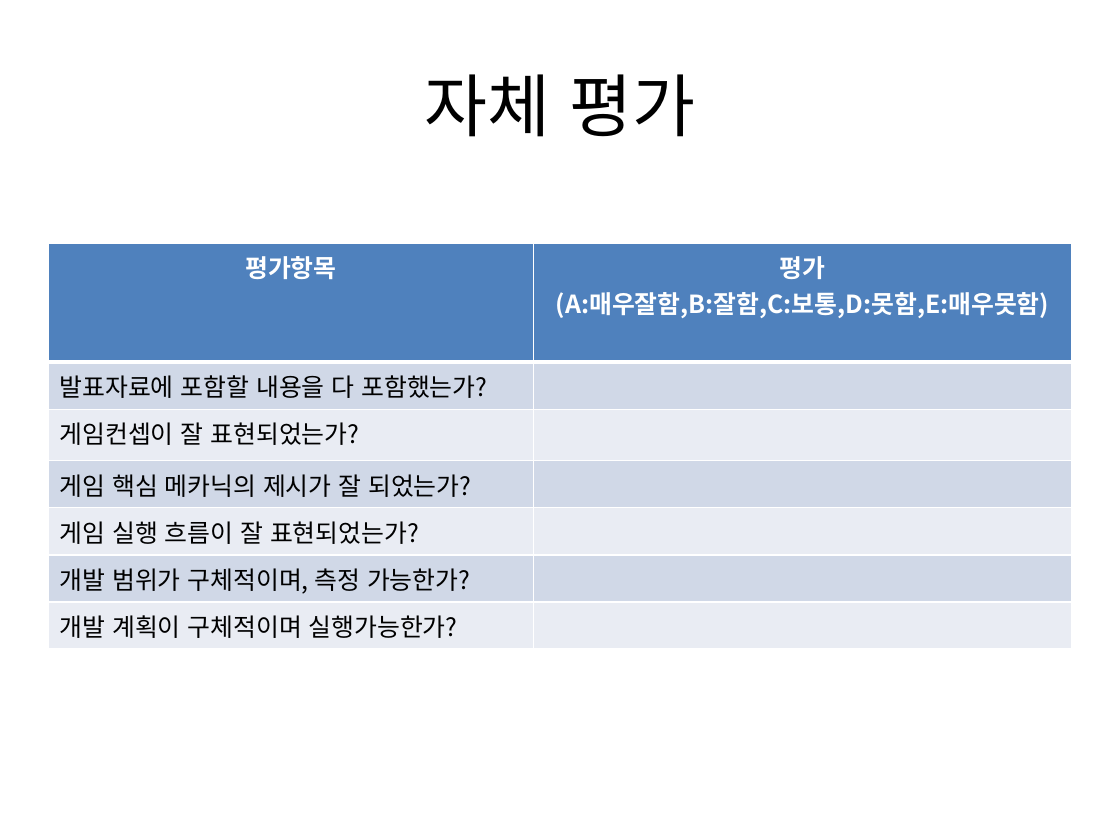
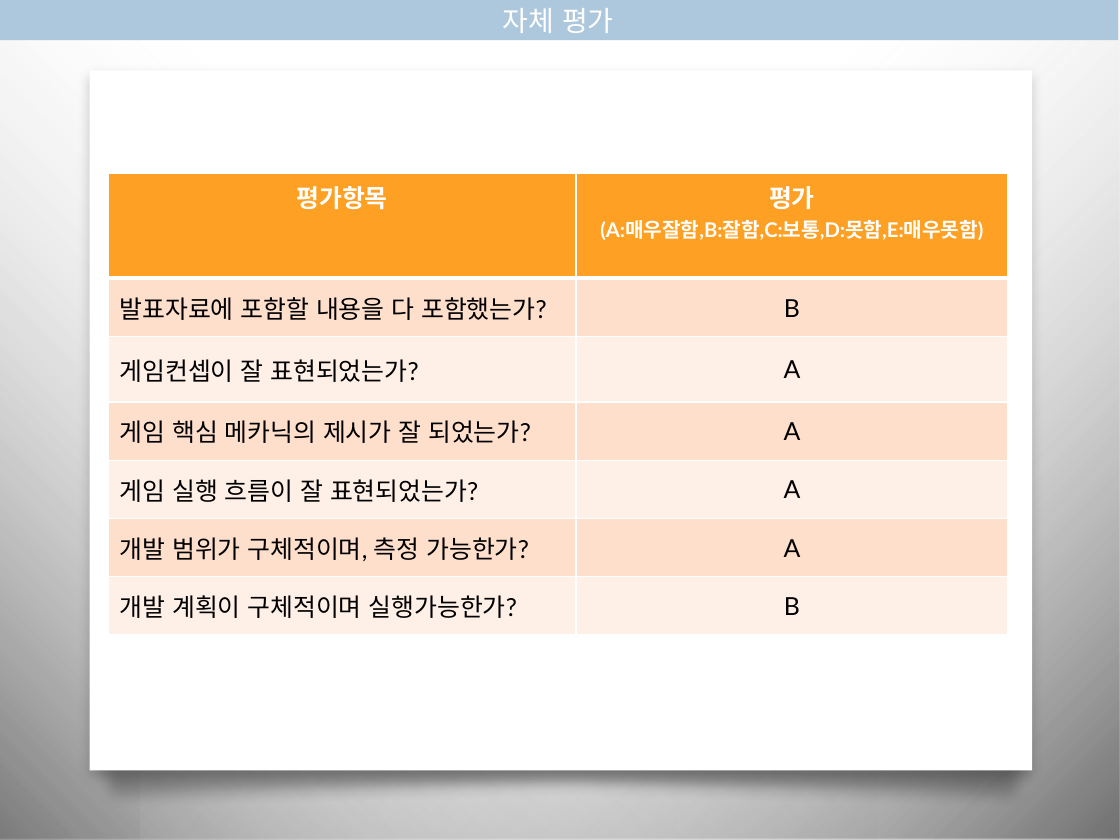
Before and after one commit to BigDataIsVeryImportantInAI/MyRoom, a slide deck: slide 9 of 1차 발표.pptx (slide 6 before the commit). Drawn at 1120x840 pixels with LibreOffice and Linux fonts; fonts in the diff are those of the drawing; background and template pictures are left out. Boxes give left, top, right and bottom in pixels: in the first picture for what was removed or moved away, otherwise in the second. Text is boxed around its words. In the diff, an @@ line names an element or a change of style, - is before the commit and + after.

```diff
--- a/1차 발표.pptx
+++ b/1차 발표.pptx
@@ rectangle "자체 평가" resized from (x1=424, y1=74, x2=695, y2=137) to (x1=0, y1=0, x2=1118, y2=40) @@
@@ rectangle "자체 평가" at (x1=0, y1=0, x2=1118, y2=40): size 44 to 18 pt, font Noto Sans CJK KR to Lato, text colour #000000 to #FFFFFF; fill none to #ADC8DD @@
@@ rectangle added at (x1=0, y1=0, x2=877, y2=840), fill gradient #010101 to #FEFEFE @@
@@ rectangle added at (x1=140, y1=0, x2=1120, y2=840), fill gradient #010101 to #FEFEFE @@
@@ rectangle added at (x1=90, y1=71, x2=1033, y2=771), fill #FFFFFF @@
@@ table at (x1=109, y1=174, x2=1008, y2=631) @@
-row 2, column 2: 
+row 2, column 2: B
-row 3, column 2: 
+row 3, column 2: A
-row 4, column 2: 
+row 4, column 2: A
-row 5, column 2: 
+row 5, column 2: A
-row 6, column 2: 
+row 6, column 2: A
-row 7, column 2: 
+row 7, column 2: B
@@ fill #4F81BD to #FDA023 in row 1 @@
@@ fill #D0D8E8 to #FEDFCD in 6 cells @@
@@ fill #E9EDF4 to #FFF0E8 in 6 cells @@
@@ font Noto Sans CJK KR to Lato @@
@@ size 16 to 13 pt in "(A:매우잘함,B:잘함,C:보통,D:못함,E:매우못함)" @@
@@ table resized from (x1=48, y1=244, x2=1071, y2=642) to (x1=109, y1=174, x2=1008, y2=631) @@
@@ freeform shape added at (x1=77, y1=744, x2=1047, y2=810), fill gradient #010101 @@
```
Also in this commit, not shown: 4 other slides changed, 4 slides added, 1 slide removed.
